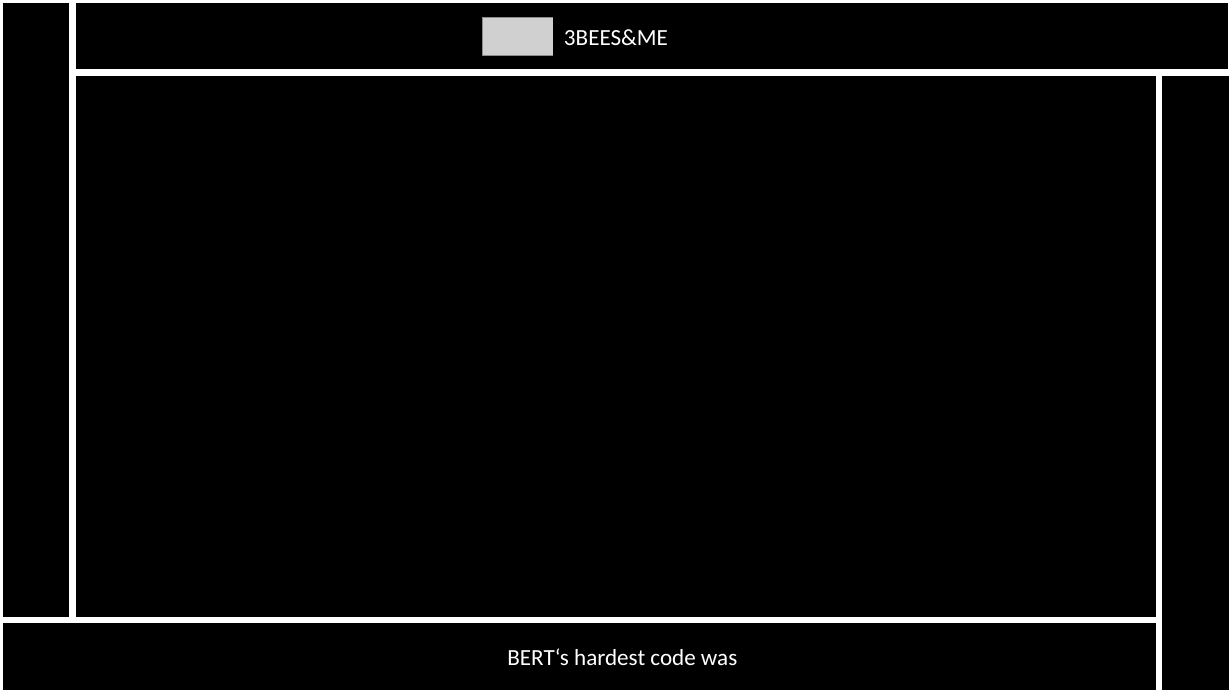
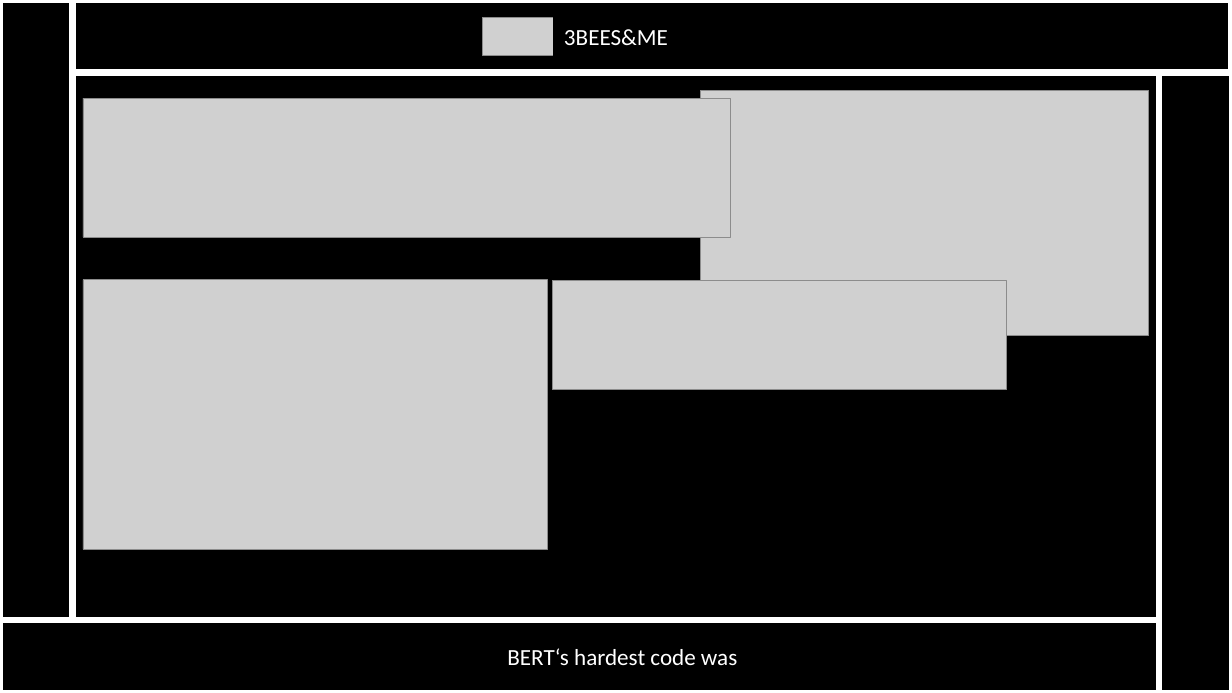
Before and after one commit to BlNARYFOUR/Howeststone, a slide deck: slide 4 of documents/presentatie.pptx. Drawn at 1232x693 pixels with LibreOffice and Linux fonts; fonts in the diff are those of the drawing; grey boxes stand for pictures. Boxes give left, top, right and bottom in pixels: in the first picture for what was removed or moved away, otherwise in the second. Text is boxed around its words. In the diff, an @@ line names an element or a change of style, - is before the commit and + after.

Commit message:
WIP berts deel

```diff
--- a/documents/presentatie.pptx
+++ b/documents/presentatie.pptx
@@ picture added at bbox=[83, 98, 730, 238] @@
@@ picture added at bbox=[701, 91, 1149, 335] @@
@@ picture added at bbox=[83, 280, 548, 550] @@
@@ picture added at bbox=[553, 281, 1007, 390] @@
```
